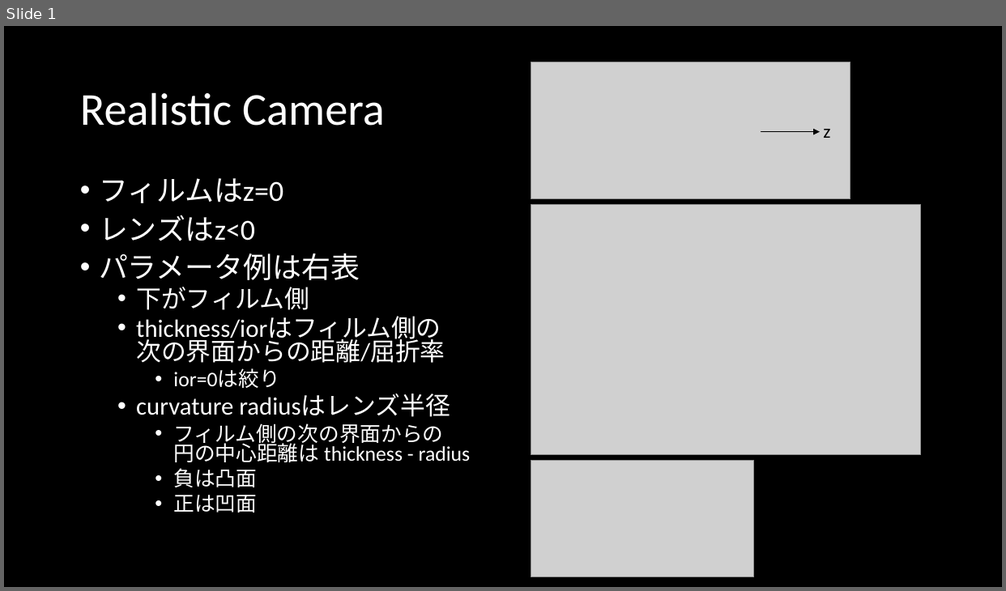
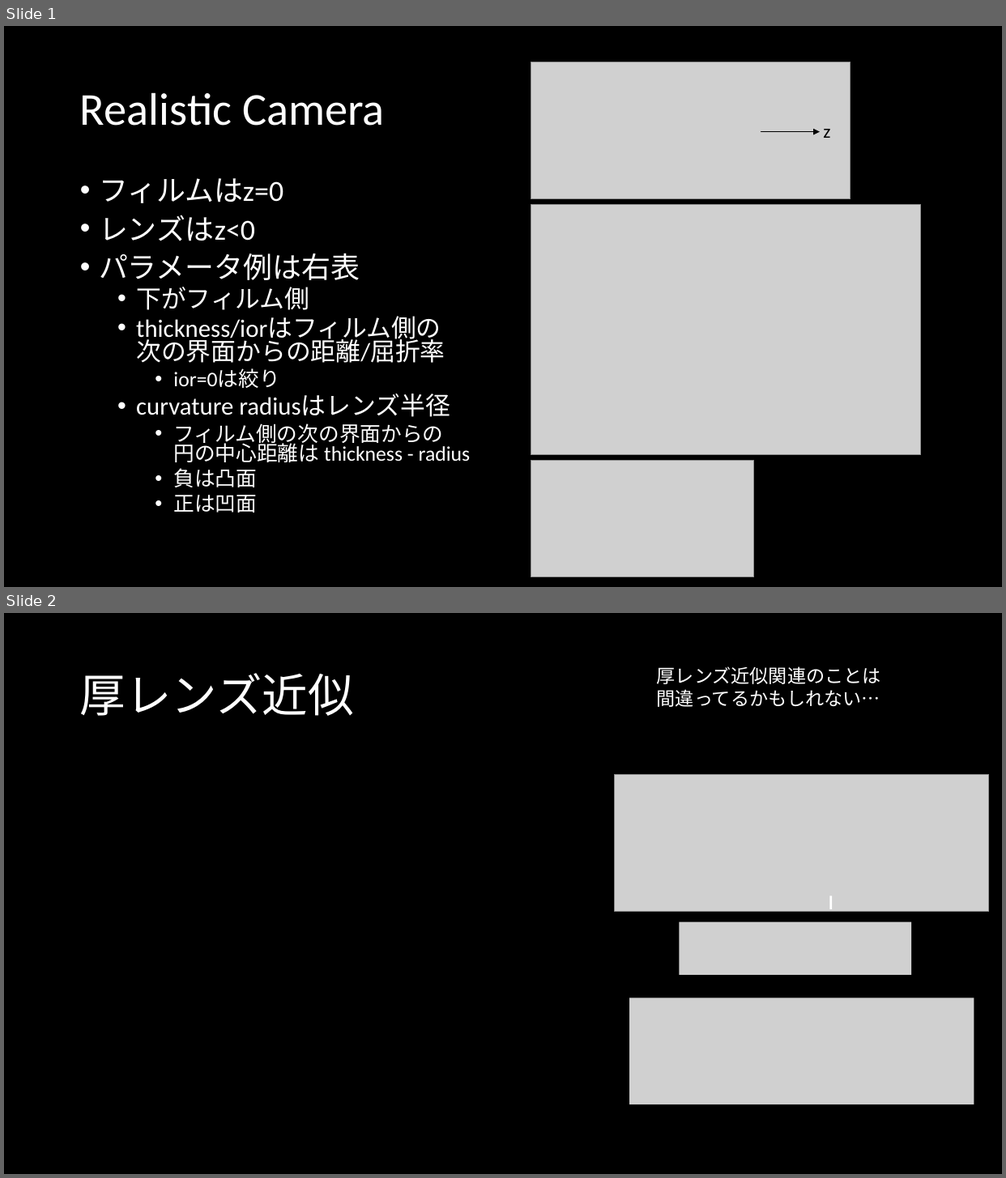
Before and after one commit to s141044/private, a slide deck: memo/Realistic Camera.pptx. Shown one above the other, each under a label of ours: slide 1 before the commit, slides 1 and 2 after it. The pictures are 1006x591 and 1006x1178 pixels, drawn with LibreOffice and Linux fonts; fonts in the diff are those of the drawing; grey boxes stand for pictures. Boxes give left, top, right and bottom in pixels: in the first picture for what was removed or moved away, otherwise in the second. Text is boxed around its words. In the diff, an @@ line names an element or a change of style, - is before the commit and + after.

```diff
--- a/memo/Realistic Camera.pptx
+++ b/memo/Realistic Camera.pptx
@@ slide 2 added at [4,613,1002,1174], background #000000 @@
@@ title added at [80,673,354,716], 44 pt, text #FFFFFF @@
+厚レンズ近似
@@ text added at [657,666,881,707], 18 pt, text #FFFFFF @@
+厚レンズ近似関連のことは
+間違ってるかもしれない…
@@ picture added at [615,775,989,912] @@
@@ picture added at [782,888,812,910] @@
@@ rectangle added at [783,896,832,909], fill #FFFFFF @@
@@ picture added at [799,887,829,909] @@
@@ picture added at [680,922,911,975] @@
@@ picture added at [630,999,974,1105] @@
```
Also in this commit, not shown: 2 slides changed, 7 other slides added, 9 other files.
